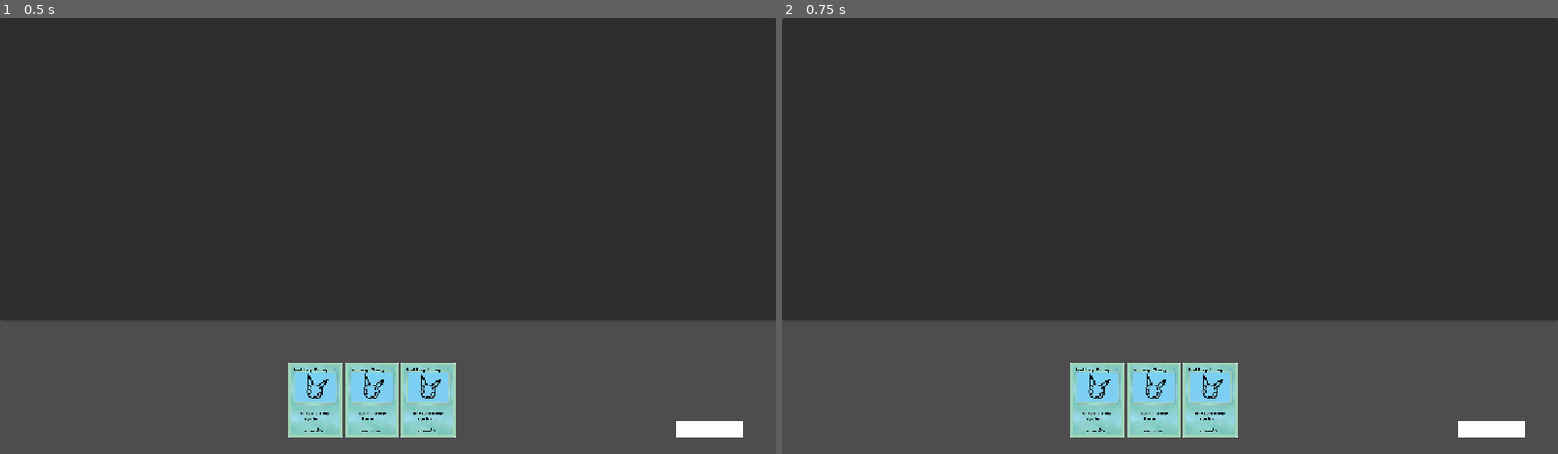
Above: before the commit, frames 1-2 (left to right).
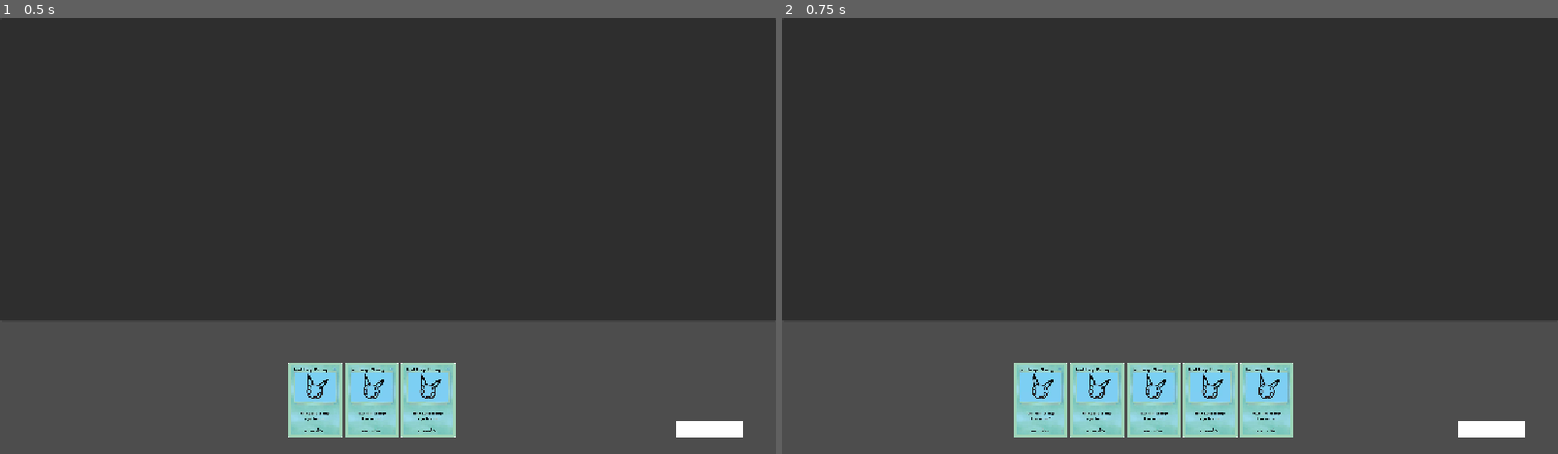
Above: after the commit, the same moments.

Repository: daistic/Project-Card-Game
Game: Godot game, scene res://Scenes/Card Game/CardGame.tscn
Two runs of this game, one before a commit and one after it. Both use one fixed random seed, a clock stepped at 60 frames per second and the inputs below. The project has no main scene, so this scene is started directly.
Inputs (mouse positions are in pixels of both pictures, inside the frame that each line leads up to):
- Up to frame 1 (0.5 s): no input
- Up to frame 2 (0.75 s): click (1488, 427) at 0.5 s

Frame 1 is identical in both runs. In frame 2, 2.3% of the frame differs, in the area x 29-66%, y 79-97%.

Commit message:
add: from enemy turn to player turn

Diff:
--- a/Globals/BattleManager.gd
+++ b/Globals/BattleManager.gd
@@ -9,9 +9,14 @@
 }
 
 var current_state: BATTLE_STATE = BATTLE_STATE.PLAYER_TURN
+var player_deck: Array[PackedScene] = Global.CARDS_LIST.starting_deck_scenes
 
 const MINIMUM_CRIT_RATE: float = 0.0
 const MAXIMUM_CRIT_RATE: float = 100.0
+const MAXIMUM_CARDS_ON_HAND: int = 5
+
+func _enter_tree() -> void:
+	player_deck.append(Global.get_card_scene(Global.CARDS_TYPE.Basic_ATK))
 
 func calculate_damage_to_self(other_damageable: Damageable, self_damageable: Damageable,
 								card_damage: float) -> float:
@@ -36,3 +41,6 @@
 			SignalHub.emit_player_turn_finished()
 		_:
 			print("signal not found")
+
+func draw_from_player_deck() -> PackedScene:
+	return player_deck.pick_random()
--- a/Globals/Global.gd
+++ b/Globals/Global.gd
@@ -1,3 +1,20 @@
 extends Node
 
-const CARDSLIST: CardsList = preload("res://Resources/Cards List/CardFileList.tres")
+const CARDS_LIST: CardsList = preload("res://Resources/Cards List/CardFileList.tres")
+
+var cards_scene: Array[PackedScene]= []
+var cards_properties: Array[CardProperties] = []
+
+enum CARDS_TYPE{
+	Basic_ATK,
+	Basic_HEAL,
+	Basic_SHIELD
+}
+
+func _enter_tree() -> void:
+	for fn in CARDS_LIST.file_names:
+		cards_scene.append(load(fn.scene_path))
+		cards_properties.append(load(fn.properties_path))
+
+func get_card_scene(type: CARDS_TYPE) -> PackedScene:
+	return cards_scene[type]
--- a/Resources/Cards List/CardFileList.tres
+++ b/Resources/Cards List/CardFileList.tres
@@ -1,23 +1,27 @@
-[gd_resource type="Resource" script_class="CardsList" load_steps=6 format=3 uid="uid://bg05j15ahrgdm"]
+[gd_resource type="Resource" script_class="CardsList" load_steps=9 format=3 uid="uid://bg05j15ahrgdm"]
 
 [ext_resource type="Script" uid="uid://b2d3v6io1mso0" path="res://Scripts/Resource Classes/CardsListStruct.gd" id="1_keiqt"]
 [ext_resource type="Script" uid="uid://d3pnduh5pjeht" path="res://Scripts/Resource Classes/CardsList.gd" id="2_eq52y"]
+[ext_resource type="PackedScene" uid="uid://60ma3kgbspc" path="res://Scenes/On Screen Cards/BasicAttack.tscn" id="3_bvuhf"]
+[ext_resource type="PackedScene" uid="uid://cw2kr2ti3v8vh" path="res://Scenes/On Screen Cards/BasicHeal.tscn" id="4_4hae1"]
+[ext_resource type="PackedScene" uid="uid://ccdbjro724ybb" path="res://Scenes/On Screen Cards/BasicShield.tscn" id="5_2c17g"]
 
-[sub_resource type="Resource" id="Resource_keiqt"]
+[sub_resource type="Resource" id="Resource_n7tgs"]
 script = ExtResource("1_keiqt")
 properties_path = "res://Resources/Card Properties/BasicAttack.tres"
 scene_path = "res://Scenes/On Screen Cards/BasicAttack.tscn"
 
-[sub_resource type="Resource" id="Resource_eq52y"]
+[sub_resource type="Resource" id="Resource_bvuhf"]
 script = ExtResource("1_keiqt")
 properties_path = "res://Resources/Card Properties/BasicHeal.tres"
 scene_path = "res://Scenes/On Screen Cards/BasicHeal.tscn"
 
-[sub_resource type="Resource" id="Resource_n7tgs"]
+[sub_resource type="Resource" id="Resource_4hae1"]
 script = ExtResource("1_keiqt")
 properties_path = "res://Resources/Card Properties/BasicShield.tres"
 scene_path = "res://Scenes/On Screen Cards/BasicShield.tscn"
 
 [resource]
 script = ExtResource("2_eq52y")
-file_names = Array[ExtResource("1_keiqt")]([SubResource("Resource_keiqt"), SubResource("Resource_eq52y"), SubResource("Resource_n7tgs")])
+file_names = Array[ExtResource("1_keiqt")]([SubResource("Resource_n7tgs"), SubResource("Resource_bvuhf"), SubResource("Resource_4hae1")])
+starting_deck_scenes = Array[PackedScene]([ExtResource("3_bvuhf"), ExtResource("4_4hae1"), ExtResource("5_2c17g")])
--- a/Scripts/Card Game/CardGame.gd
+++ b/Scripts/Card Game/CardGame.gd
@@ -5,15 +5,26 @@
 
 func _enter_tree() -> void:
 	SignalHub.player_turn_finished.connect(_on_player_turn_finished)
+	SignalHub.enemy_turn_finished.connect(_on_enemy_turn_finished)
 
 func _on_player_turn_finished() -> void:
 	var cards: Array[Node] = card_container.get_children()
 
 	for card in cards:
 		if card is OnScreenCard:
-			card.mouse_filter = Control.MOUSE_FILTER_IGNORE
+			card.queue_free()
 
 	end_turn_button.disabled = true
 
+func _on_enemy_turn_finished() -> void:
+	var cur_cards_amount = 0
+
+	while(cur_cards_amount < BattleManager.MAXIMUM_CARDS_ON_HAND):
+		var card: OnScreenCard = BattleManager.draw_from_player_deck().instantiate()
+		card_container.add_child(card)
+		cur_cards_amount += 1
+
+	end_turn_button.disabled = false
+
 func _on_end_turn_button_pressed() -> void:
 	BattleManager.change_state(BattleManager.BATTLE_STATE.ENEMY_TURN)
--- a/Scripts/Classes/Enemy.gd
+++ b/Scripts/Classes/Enemy.gd
@@ -5,8 +5,6 @@
 @export var damageable: Damageable
 @export var enemy_cards: Array[CardProperties] = []
 @export var max_moves: int = 2
-
-var damage_over_time: float = 0.0
 
 func _enter_tree() -> void:
 	BattleManager.enemy = self
--- a/Scripts/Classes/Player.gd
+++ b/Scripts/Classes/Player.gd
@@ -7,18 +7,13 @@
 @export var max_char_energy: float = 5.0
 @export var max_ai_energy: float = 5.0
 
-var cards_on_hand: int = 0
 var cur_energy: float = 5.0
 var cur_ai_energy: float = 5.0
-var damage_over_time: float = 0.0
-
-const MAX_CARDS_ON_HAND: int = 8
 
 func _enter_tree() -> void:
 	BattleManager.player = self
 	SignalHub.card_used.connect(_on_card_used)
 	SignalHub.enemy_card_used.connect(_on_enemy_card_used)
-	SignalHub.enemy_turn_finished.connect(_on_enemy_turn_finished)
 
 func _on_card_used(_properties: CardProperties) -> void:
 	damageable.hp += _properties.heal_amount
@@ -34,6 +29,3 @@
 													damageable, _properties.damage)
 
 	print(damageable.hp)
-
-func _on_enemy_turn_finished() -> void:
-	pass
--- a/Scripts/Resource Classes/CardsList.gd
+++ b/Scripts/Resource Classes/CardsList.gd
@@ -12,3 +12,5 @@
 		cls.properties_path = pp
 
 		file_names.append(cls)
+
+@export var starting_deck_scenes: Array[PackedScene]
